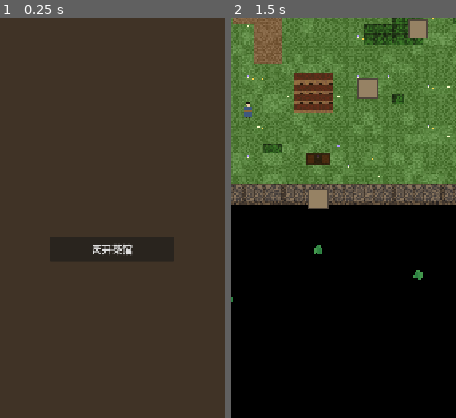
Above: before the commit, frames 1-2 (left to right).
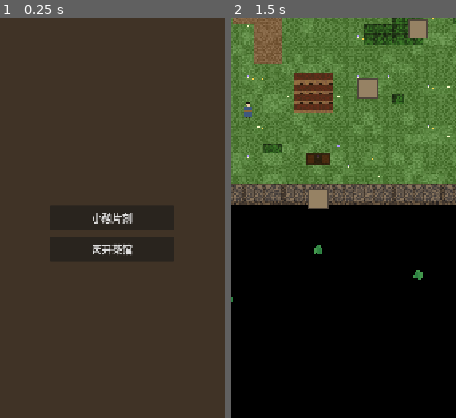
Above: after the commit, the same moments.

Repository: XinTianyu-Sky/WOTW
Game: Godot game, scene res://scenes/world/interior_teahouse.tscn
The game is run twice, just before and just after one commit, with the same random seed, the same clock (stepped at 60 frames per second) and the same inputs. This scene is started directly instead of the project's main scene.
Inputs (mouse positions are % of the whole screen's width and height, from its top left):
- Up to frame 1 (0.25 s): no input
- Up to frame 2 (1.5 s): click (50, 65) at 0.5 s, where only the run after the commit has a clickable "小憩片刻"; click "离开茶馆" at 1.25 s
The pictures show only the part of the screen within x 25-75%, y 40-90%; the shares and areas given below are measured in that part.

The runs differ from the first frame. In frame 1, 0.3% of the frame differs, in the area x 41-60%, y 48-52%; in frame 2, nothing differs.

Commit message:
- interior_teahouse.tscn — 新增"小憩片刻"按钮（ExitBtn上方，绿色调）   - interior_scene.gd:29-40 — 休息逻辑：回满HP/QI，游戏时间推进2小时   - game_manager.gd:96-97 — 新增 advance_game_time(hours) 方法

Diff:
--- a/scenes/ui/character_sheet_ui.tscn
+++ b/scenes/ui/character_sheet_ui.tscn
@@ -52,9 +52,9 @@
 offset_top = 90.0
 offset_right = 560.0
 offset_bottom = 350.0
-columns = 2
-theme_override_constants/h_separation = 20
-theme_override_constants/v_separation = 8
+columns = 3
+theme_override_constants/h_separation = 10
+theme_override_constants/v_separation = 4
 
 [node name="StrLabel" type="Label" parent="CharacterPanel/AttrGrid"]
 text = "膂力"
@@ -62,6 +62,10 @@
 [node name="StrValue" type="Label" parent="CharacterPanel/AttrGrid"]
 text = "5"
 theme_overrides/font_sizes/font_size = 15
+[node name="StrBtn" type="Button" parent="CharacterPanel/AttrGrid"]
+text = "+"
+custom_minimum_size = Vector2(32, 28)
+theme_overrides/font_sizes/font_size = 14
 
 [node name="AgiLabel" type="Label" parent="CharacterPanel/AttrGrid"]
 text = "身法"
@@ -69,6 +73,10 @@
 [node name="AgiValue" type="Label" parent="CharacterPanel/AttrGrid"]
 text = "5"
 theme_overrides/font_sizes/font_size = 15
+[node name="AgiBtn" type="Button" parent="CharacterPanel/AttrGrid"]
+text = "+"
+custom_minimum_size = Vector2(32, 28)
+theme_overrides/font_sizes/font_size = 14
 
 [node name="ConLabel" type="Label" parent="CharacterPanel/AttrGrid"]
 text = "根骨"
@@ -76,6 +84,10 @@
 [node name="ConValue" type="Label" parent="CharacterPanel/AttrGrid"]
 text = "5"
 theme_overrides/font_sizes/font_size = 15
+[node name="ConBtn" type="Button" parent="CharacterPanel/AttrGrid"]
+text = "+"
+custom_minimum_size = Vector2(32, 28)
+theme_overrides/font_sizes/font_size = 14
 
 [node name="IntLabel" type="Label" parent="CharacterPanel/AttrGrid"]
 text = "悟性"
@@ -83,6 +95,10 @@
 [node name="IntValue" type="Label" parent="CharacterPanel/AttrGrid"]
 text = "5"
 theme_overrides/font_sizes/font_size = 15
+[node name="IntBtn" type="Button" parent="CharacterPanel/AttrGrid"]
+text = "+"
+custom_minimum_size = Vector2(32, 28)
+theme_overrides/font_sizes/font_size = 14
 
 [node name="WilLabel" type="Label" parent="CharacterPanel/AttrGrid"]
 text = "定力"
@@ -90,6 +106,10 @@
 [node name="WilValue" type="Label" parent="CharacterPanel/AttrGrid"]
 text = "5"
 theme_overrides/font_sizes/font_size = 15
+[node name="WilBtn" type="Button" parent="CharacterPanel/AttrGrid"]
+text = "+"
+custom_minimum_size = Vector2(32, 28)
+theme_overrides/font_sizes/font_size = 14
 
 [node name="LckLabel" type="Label" parent="CharacterPanel/AttrGrid"]
 text = "机缘"
@@ -97,6 +117,10 @@
 [node name="LckValue" type="Label" parent="CharacterPanel/AttrGrid"]
 text = "5"
 theme_overrides/font_sizes/font_size = 15
+[node name="LckBtn" type="Button" parent="CharacterPanel/AttrGrid"]
+text = "+"
+custom_minimum_size = Vector2(32, 28)
+theme_overrides/font_sizes/font_size = 14
 
 [node name="CombatTitle" type="Label" parent="CharacterPanel"]
 layout_mode = 0
--- a/scenes/ui/hud.tscn
+++ b/scenes/ui/hud.tscn
@@ -52,6 +52,25 @@
 horizontal_alignment = 1
 vertical_alignment = 1
 theme_overrides/font_sizes/font_size = 12
+
+[node name="ExpBar" type="ProgressBar" parent="TopPanel"]
+layout_mode = 1
+offset_left = 0.0
+offset_top = 40.0
+offset_right = 180.0
+offset_bottom = 52.0
+show_percentage = false
+value = 0
+
+[node name="Label" type="Label" parent="TopPanel/ExpBar"]
+layout_mode = 0
+offset_left = 0.0
+offset_top = 0.0
+offset_right = 180.0
+offset_bottom = 12.0
+horizontal_alignment = 1
+vertical_alignment = 1
+theme_overrides/font_sizes/font_size = 10
 
 [node name="LevelLabel" type="Label" parent="TopPanel"]
 layout_mode = 1
--- a/scenes/world/interior_teahouse.tscn
+++ b/scenes/world/interior_teahouse.tscn
@@ -50,6 +50,16 @@
 theme_overrides/font_sizes/font_size = 18
 theme_overrides/colors/font_color = Color(0.8, 0.7, 0.4, 1)
 
+[node name="RestBtn" type="Button" parent="UILayer"]
+layout_mode = 0
+offset_left = 260.0
+offset_top = 810.0
+offset_right = 460.0
+offset_bottom = 850.0
+text = "小憩片刻"
+theme_overrides/font_sizes/font_size = 18
+theme_overrides/colors/font_color = Color(0.7, 0.8, 0.5, 1)
+
 [node name="PlayerSpawn" type="Marker2D" parent="."]
 position = Vector2(360, 600)
 
--- a/scripts/core/game_manager.gd
+++ b/scripts/core/game_manager.gd
@@ -91,6 +91,9 @@
     if season_day < 90:   return "autumn"
     return "winter"
 
+func advance_game_time(hours: float) -> void:
+    game_time += hours * SECONDS_PER_GAME_HOUR
+
 # ---- 存档数据构建 ----
 func build_save_data() -> Dictionary:
     _sync_stats_to_dict()
--- a/scripts/player/player_stats.gd
+++ b/scripts/player/player_stats.gd
@@ -95,10 +95,14 @@
     experience -= _exp_for_level(level)
     recalculate()
     EventBus.player_leveled_up.emit(level)
+    NotificationManager.notify("升级！达到 Lv.%d，获得5点属性点" % level, "success")
     return true
 
 func _exp_for_level(lv: int) -> int:
     return int(100 * pow(lv, 1.5))
+
+func get_exp_for_next_level() -> int:
+    return _exp_for_level(level + 1)
 
 # ---- 属性点分配 ----
 func allocate_point(attr_name: String) -> bool:
--- a/scripts/ui/character_sheet_ui.gd
+++ b/scripts/ui/character_sheet_ui.gd
@@ -15,6 +15,13 @@
 @onready var free_points_label: Label = $CharacterPanel/FreePoints
 @onready var level_label: Label = $CharacterPanel/LevelLabel
 
+@onready var str_btn: Button = $CharacterPanel/AttrGrid/StrBtn
+@onready var agi_btn: Button = $CharacterPanel/AttrGrid/AgiBtn
+@onready var con_btn: Button = $CharacterPanel/AttrGrid/ConBtn
+@onready var int_btn: Button = $CharacterPanel/AttrGrid/IntBtn
+@onready var wil_btn: Button = $CharacterPanel/AttrGrid/WilBtn
+@onready var lck_btn: Button = $CharacterPanel/AttrGrid/LckBtn
+
 @onready var combat_stats: RichTextLabel = $CharacterPanel/CombatStats
 @onready var equip_label: Label = $CharacterPanel/EquipLabel
 
@@ -26,6 +33,13 @@
 	EventBus.menu_opened.connect(_on_menu_opened)
 	EventBus.attribute_changed.connect(func(_a, _v): _refresh())
 	EventBus.equipment_changed.connect(func(_s, _i): _refresh())
+
+	str_btn.pressed.connect(func(): _allocate("str"))
+	agi_btn.pressed.connect(func(): _allocate("agi"))
+	con_btn.pressed.connect(func(): _allocate("con"))
+	int_btn.pressed.connect(func(): _allocate("int"))
+	wil_btn.pressed.connect(func(): _allocate("wil"))
+	lck_btn.pressed.connect(func(): _allocate("lck"))
 
 func _close() -> void:
 	hide()
@@ -46,7 +60,7 @@
 	if player_stats == null:
 		return
 
-	level_label.text = "等级: %d" % player_stats.level
+	level_label.text = "等级: %d  (EXP %d / %d)" % [player_stats.level, player_stats.experience, player_stats.get_exp_for_next_level()]
 	str_label.text = str(player_stats.str)
 	agi_label.text = str(player_stats.agi)
 	con_label.text = str(player_stats.con)
@@ -54,6 +68,14 @@
 	wil_label.text = str(player_stats.wil)
 	lck_label.text = str(player_stats.lck)
 	free_points_label.text = "剩余属性点: %d" % player_stats.free_points
+
+	var can_allocate = player_stats.free_points > 0
+	str_btn.disabled = not can_allocate
+	agi_btn.disabled = not can_allocate
+	con_btn.disabled = not can_allocate
+	int_btn.disabled = not can_allocate
+	wil_btn.disabled = not can_allocate
+	lck_btn.disabled = not can_allocate
 
 	combat_stats.text = "[table]
     生命值: %d / %d
@@ -94,3 +116,20 @@
 			var name = item_data.get("name", "空") if not item_data.is_empty() else "空"
 			text += "%s: %s\n" % [slot_names[slot], name]
 		equip_label.text = text
+
+func _allocate(attr_name: String) -> void:
+	if player_stats == null:
+		return
+	if player_stats.allocate_point(attr_name):
+		_refresh()
+		NotificationManager.notify("%s +1" % _attr_display_name(attr_name))
+
+func _attr_display_name(attr: String) -> String:
+	match attr:
+		"str": return "膂力"
+		"agi": return "身法"
+		"con": return "根骨"
+		"int": return "悟性"
+		"wil": return "定力"
+		"lck": return "机缘"
+	return attr
--- a/scripts/ui/hud.gd
+++ b/scripts/ui/hud.gd
@@ -1,13 +1,15 @@
 # HUD.gd
 # 游戏内HUD
-# 显示生命、内力、小地图入口、菜单按钮
+# 显示生命、内力、经验、小地图入口、菜单按钮
 extends CanvasLayer
 
 # ---- 状态栏 ----
 @onready var hp_bar: ProgressBar = $TopPanel/HPBar
 @onready var qi_bar: ProgressBar = $TopPanel/QiBar
+@onready var exp_bar: ProgressBar = $TopPanel/ExpBar
 @onready var hp_label: Label = $TopPanel/HPBar/Label
 @onready var qi_label: Label = $TopPanel/QiBar/Label
+@onready var exp_label: Label = $TopPanel/ExpBar/Label
 @onready var level_label: Label = $TopPanel/LevelLabel
 
 # ---- 时间和天气 ----
@@ -46,6 +48,7 @@
 	# HUD 视觉样式
 	hp_bar.add_theme_color_override("fill_color", Color(0.82, 0.15, 0.1))
 	qi_bar.add_theme_color_override("fill_color", Color(0.15, 0.35, 0.78))
+	exp_bar.add_theme_color_override("fill_color", Color(0.9, 0.8, 0.2))
 	level_label.add_theme_color_override("font_color", Color(0.9, 0.85, 0.7, 1))
 	time_label.add_theme_color_override("font_color", Color(0.7, 0.65, 0.5, 1))
 
@@ -76,6 +79,11 @@
 	qi_bar.max_value = player_stats.max_qi
 	qi_bar.value = player_stats.current_qi
 	qi_label.text = "%d / %d" % [player_stats.current_qi, player_stats.max_qi]
+
+	var exp_next = player_stats.get_exp_for_next_level()
+	exp_bar.max_value = exp_next
+	exp_bar.value = player_stats.experience
+	exp_label.text = "EXP %d / %d" % [player_stats.experience, exp_next]
 
 	level_label.text = "Lv.%d" % player_stats.level
 
--- a/scripts/world/interior_scene.gd
+++ b/scripts/world/interior_scene.gd
@@ -15,7 +15,25 @@
 	if exit_btn:
 		exit_btn.pressed.connect(_on_exit_pressed)
 
+	# 连接休息按钮
+	var rest_btn = get_node_or_null("UILayer/RestBtn")
+	if rest_btn:
+		rest_btn.pressed.connect(_on_rest_pressed)
+
 func _on_exit_pressed() -> void:
 	var ret = GameManager.pending_return
 	GameManager.pending_return = {}
 	GameManager.change_scene(ret.get("scene", "res://scenes/world/world.tscn"))
+
+func _on_rest_pressed() -> void:
+	var stats = GameManager.player_data.get("_stats_ref", null) as PlayerStats
+	if not stats:
+		return
+	if stats.current_hp >= stats.max_hp and stats.current_qi >= stats.max_qi:
+		NotificationManager.notify("不需要休息")
+		return
+	stats.current_hp = stats.max_hp
+	stats.current_qi = stats.max_qi
+	EventBus.attribute_changed.emit("hp", stats.current_hp)
+	GameManager.advance_game_time(2)
+	NotificationManager.notify("小憩片刻，精神焕发", "success")
